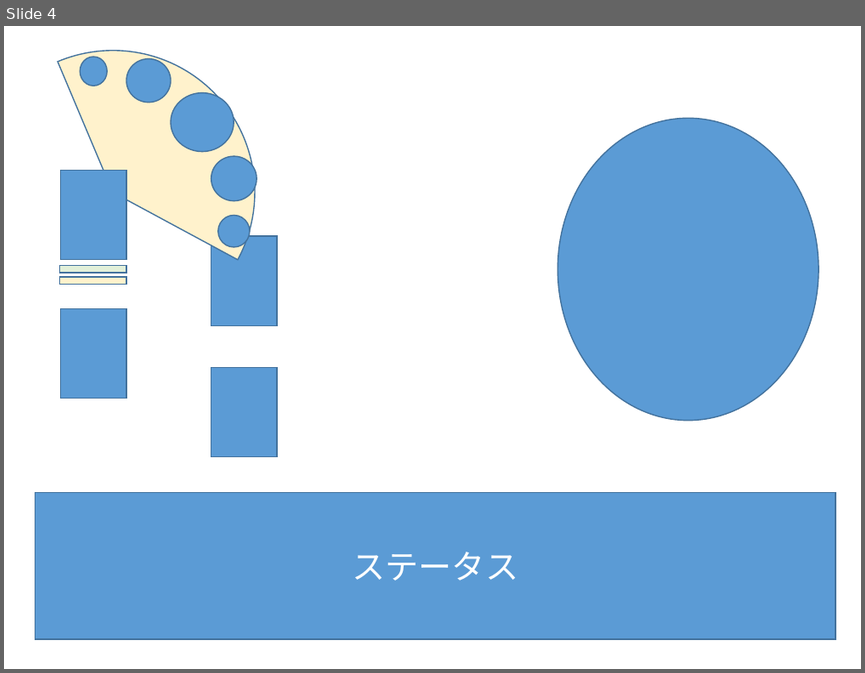
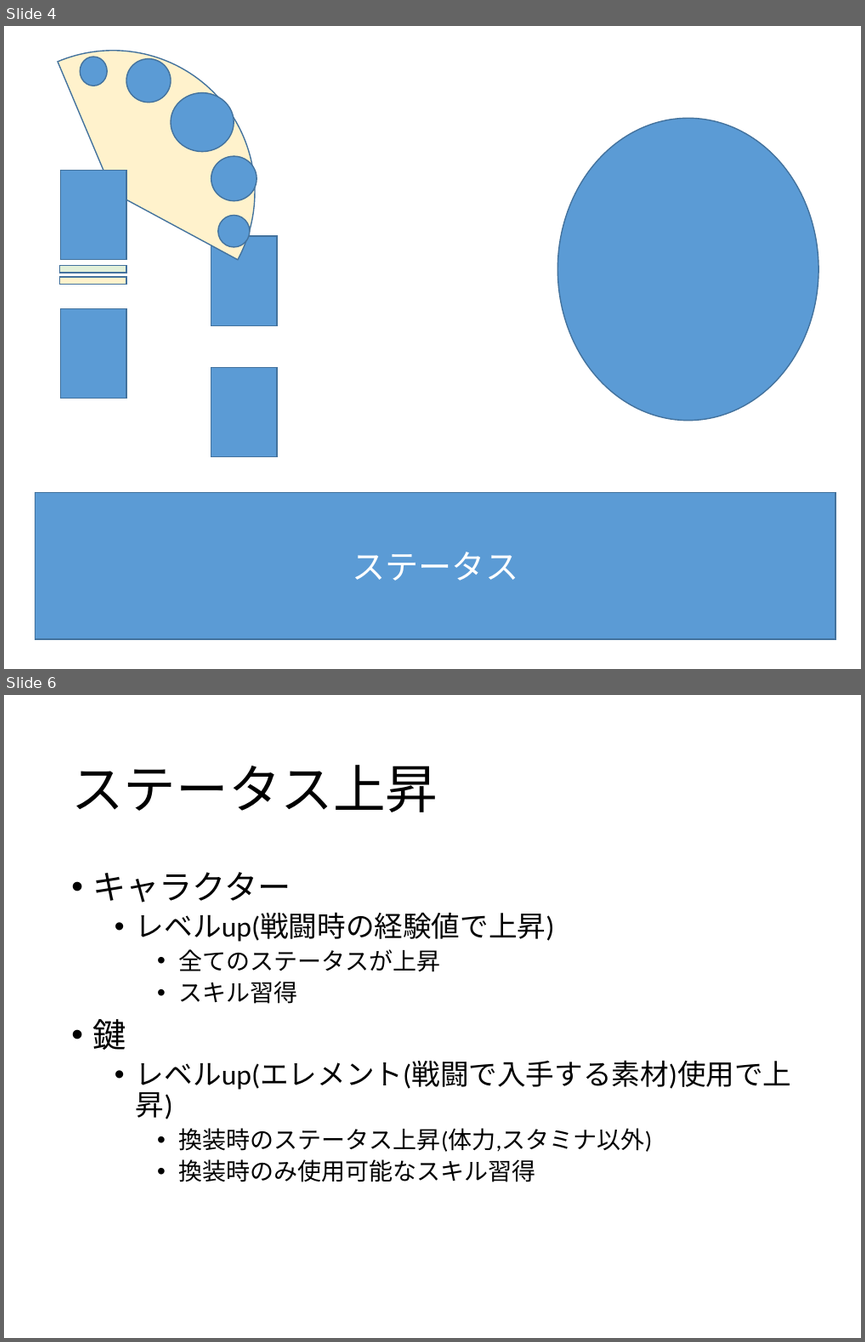
Before and after one commit to tTomonori/Himitsunotobira, a slide deck: ヒミツノトビラ.pptx. Shown one above the other, each under a label of ours: slide 4 before the commit, slides 4 and 6 after it; the slides between them are not shown. The pictures are 865x673 and 865x1342 pixels, drawn with LibreOffice and Linux fonts; fonts in the diff are those of the drawing. Boxes give left, top, right and bottom in pixels: in the first picture for what was removed or moved away, otherwise in the second. Text is boxed around its words. In the diff, an @@ line names an element or a change of style, - is before the commit and + after.

```diff
--- a/ヒミツノトビラ.pptx
+++ b/ヒミツノトビラ.pptx
@@ slide 6 added at (4, 695, 861, 1338), background #FFFFFF @@
@@ title added at (71, 765, 438, 812), 44 pt, text #000000 @@
+ステータス上昇
@@ text added at (93, 872, 791, 1182), 20 pt, text #000000 @@
+• キャラクター
+  • レベルup(戦闘時の経験値で上昇)
+    • 全てのステータスが上昇
+    • スキル習得
+• 鍵
+  • レベルup(エレメント(戦闘で入手する素材)使用で上昇)
+    • 換装時のステータス上昇(体力,スタミナ以外)
+    • 換装時のみ使用可能なスキル習得
```
Also in this commit, not shown: 3 other slides added.
